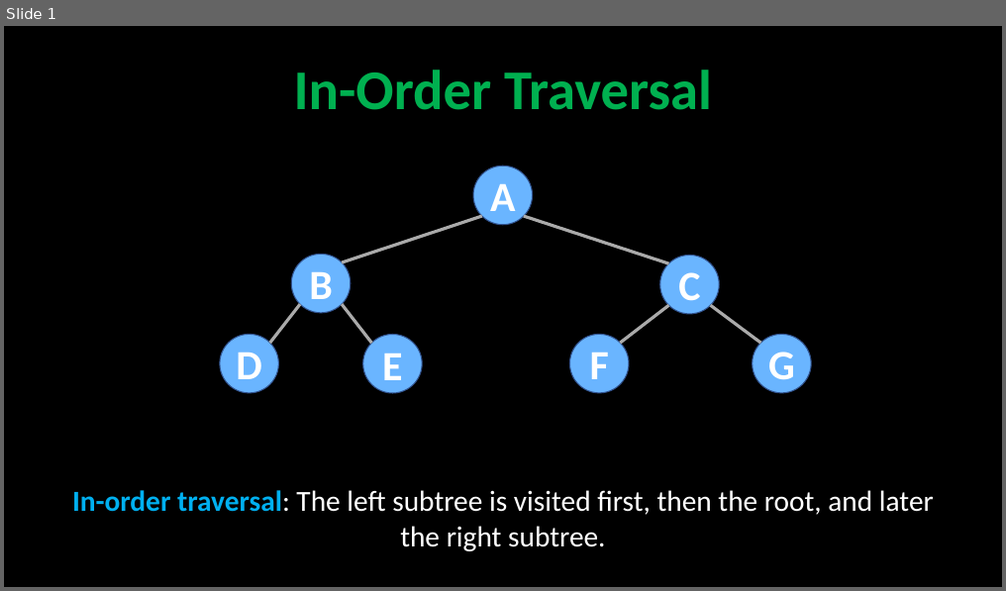
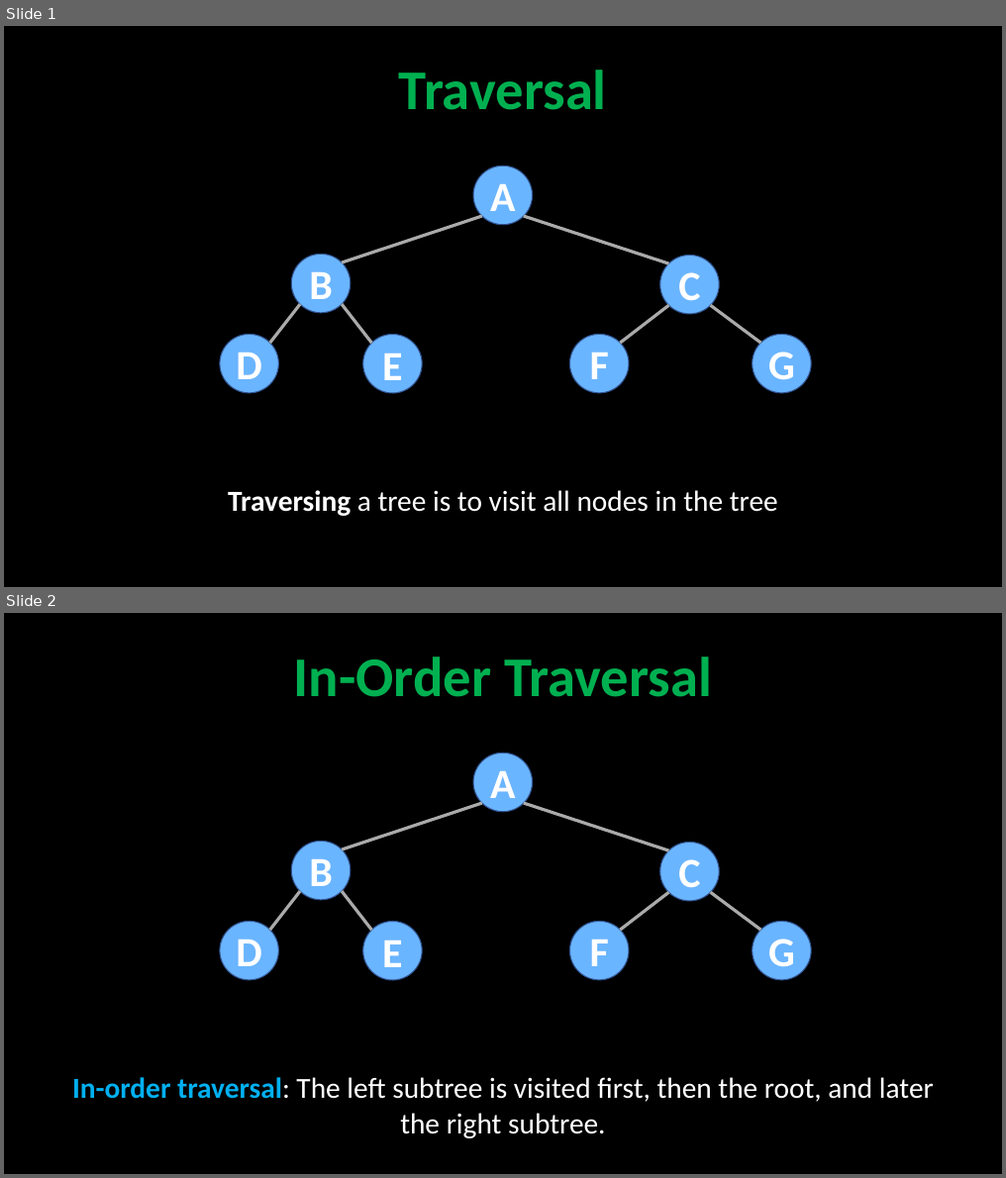
Before and after one commit to robitussin/CCS0015, a slide deck: tree/Tree Traversal.pptx. Shown one above the other, each under a label of ours: slide 1 before the commit, slides 1 and 2 after it. The pictures are 1006x591 and 1006x1178 pixels, drawn with LibreOffice and Linux fonts; fonts in the diff are those of the drawing. Boxes give left, top, right and bottom in pixels: in the first picture for what was removed or moved away, otherwise in the second. Text is boxed around its words. In the diff, an @@ line names an element or a change of style, - is before the commit and + after.

```diff
--- a/tree/Tree Traversal.pptx
+++ b/tree/Tree Traversal.pptx
@@ slide 1 added at [4, 26, 1002, 587], background #000000 @@
@@ title added at [399, 70, 607, 110], 54 pt, text #00B050, bold @@
+Traversal
@@ ellipse added at [473, 166, 533, 225], fill #6AB5FF, outline #325491 1 pt, 40 pt, text #FFFFFF, bold @@
+A
@@ line added from (482, 216) to (342, 263), #AAAAAA 3 pt @@
@@ line added from (524, 216) to (668, 264), #AAAAAA 3 pt @@
@@ ellipse added at [291, 255, 350, 313], fill #6AB5FF, outline #325491 1 pt, 40 pt, text #FFFFFF, bold @@
+B
@@ ellipse added at [660, 255, 720, 314], fill #6AB5FF, outline #325491 1 pt, 40 pt, text #FFFFFF, bold @@
+C
@@ line added from (300, 304) to (269, 343), #AAAAAA 3 pt @@
@@ line added from (342, 304) to (371, 344), #AAAAAA 3 pt @@
@@ line added from (668, 305) to (620, 343), #AAAAAA 3 pt @@
@@ line added from (711, 305) to (761, 343), #AAAAAA 3 pt @@
@@ ellipse added at [220, 335, 279, 393], fill #6AB5FF, outline #325491 1 pt, 40 pt, text #FFFFFF, bold @@
+D
@@ ellipse added at [363, 335, 423, 393], fill #6AB5FF, outline #325491 1 pt, 40 pt, text #FFFFFF, bold @@
+E
@@ ellipse added at [570, 335, 629, 393], fill #6AB5FF, outline #325491 1 pt, 40 pt, text #FFFFFF, bold @@
+F
@@ ellipse added at [752, 335, 812, 393], fill #6AB5FF, outline #325491 1 pt, 40 pt, text #FFFFFF, bold @@
+G
@@ text added at [228, 490, 778, 516], 28 pt, text #FFFFFF @@
+Traversing a tree is to visit all nodes in the tree
@@ what was slide 1 is now slide 2 @@
```
Also in this commit, not shown: 2 slides changed.
